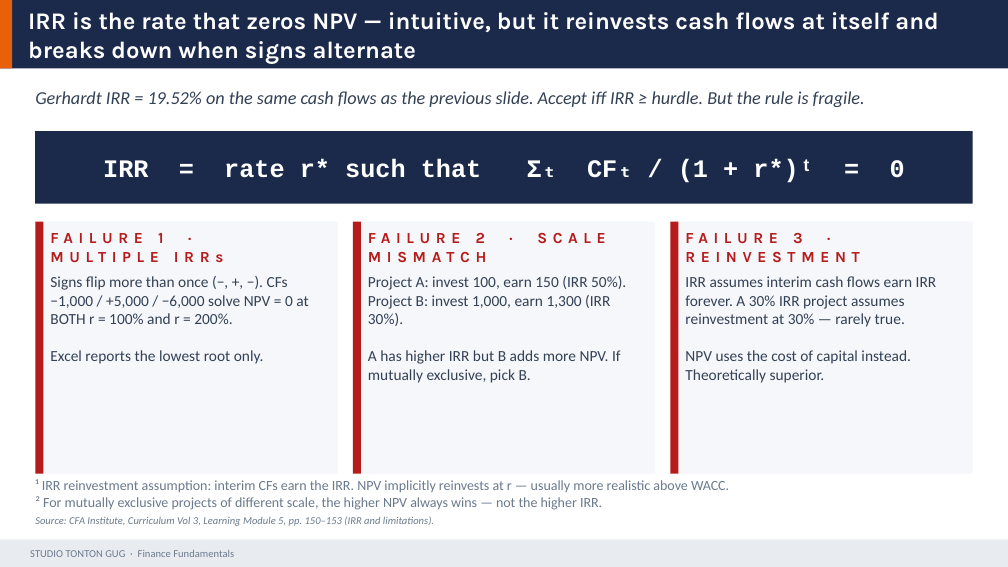
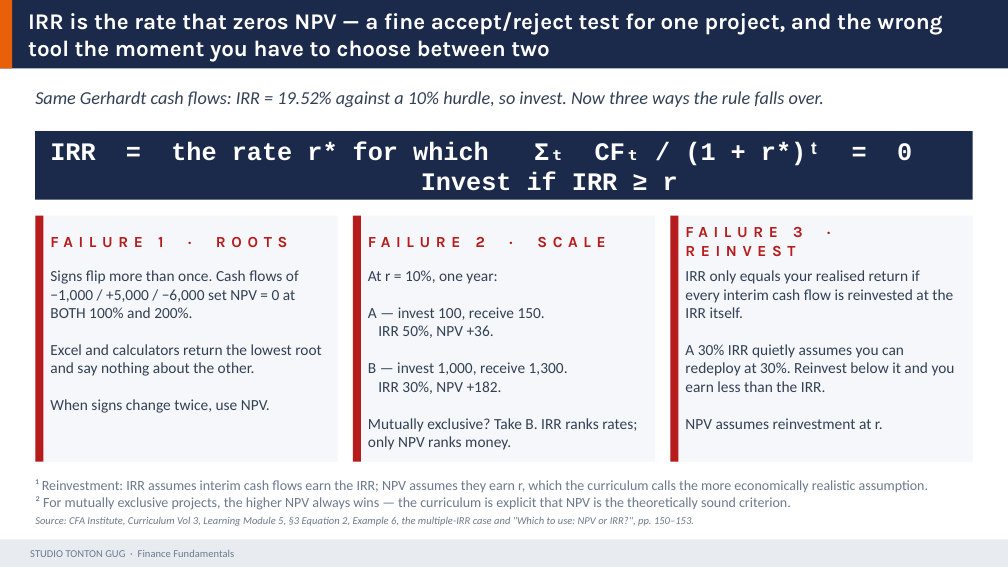
Before and after one commit to Gug4ever/Tonton_Gug_Studio, a slide deck: slide 17 of assets/finance/D10_Working_Capital_Capex_Business_Models.pptx. Drawn at 1008x567 pixels with LibreOffice and Linux fonts; fonts in the diff are those of the drawing. Boxes give left, top, right and bottom in pixels: in the first picture for what was removed or moved away, otherwise in the second. Text is boxed around its words. In the diff, an @@ line names an element or a change of style, - is before the commit and + after.

```diff
--- a/assets/finance/D10_Working_Capital_Capex_Business_Models.pptx
+++ b/assets/finance/D10_Working_Capital_Capex_Business_Models.pptx
@@ text at <box>28,12,942,62</box>: text changed; size 17 to 16 pt @@
-IRR is the rate that zeros NPV — intuitive, but it reinvests cash flows at itself and breaks down when signs alternate
+IRR is the rate that zeros NPV — a fine accept/reject test for one project, and the wrong tool the moment you have to choose between two
@@ text at <box>35,91,824,107</box>: text changed @@
-Gerhardt IRR = 19.52% on the same cash flows as the previous slide. Accept iff IRR ≥ hurdle. But the rule is fragile.
+Same Gerhardt cash flows: IRR = 19.52% against a 10% hurdle, so invest. Now three ways the rule falls over.
@@ rectangle: place and size @@
-rectangle at <box>35,131,973,204</box>
+rectangle at <box>35,131,973,200</box>
@@ text at <box>50,141,821,191</box>: text changed @@
-IRR = rate r* such that Σₜ CFₜ / (1 + r*)ᵗ = 0
+IRR = the rate r* for which Σₜ CFₜ / (1 + r*)ᵗ = 0 Invest if IRR ≥ r
@@ rectangle: place and size @@
-rectangle at <box>35,222,338,474</box>
+rectangle at <box>35,216,338,462</box>
@@ rectangle: place and size @@
-rectangle at <box>35,222,43,474</box>
+rectangle at <box>35,216,43,462</box>
@@ text at <box>50,237,287,247</box>: text changed @@
-FAILURE 1 · MULTIPLE IRRs
+FAILURE 1 · ROOTS
@@ rectangle: place and size @@
-rectangle at <box>353,222,655,474</box>
+rectangle at <box>353,216,655,462</box>
@@ rectangle: place and size @@
-rectangle at <box>353,222,361,474</box>
+rectangle at <box>353,216,361,462</box>
@@ text at <box>368,237,605,247</box>: text changed @@
-FAILURE 2 · SCALE MISMATCH
+FAILURE 2 · SCALE
@@ rectangle: place and size @@
-rectangle at <box>670,222,973,474</box>
+rectangle at <box>670,216,973,462</box>
@@ rectangle: place and size @@
-rectangle at <box>670,222,678,474</box>
+rectangle at <box>670,216,678,462</box>
@@ text at <box>685,227,803,256</box>: text changed @@
-FAILURE 3 · REINVESTMENT
+FAILURE 3 · REINVEST
@@ text at <box>50,270,322,413</box>: text changed @@
-Signs flip more than once (−, +, −). CFs −1,000 / +5,000 / −6,000 solve NPV = 0 at BOTH r = 100% and r = 200%.
-Excel reports the lowest root only.
+Signs flip more than once. Cash flows of −1,000 / +5,000 / −6,000 set NPV = 0 at BOTH 100% and 200%.
+Excel and calculators return the lowest root and say nothing about the other.
+When signs change twice, use NPV.
@@ text at <box>368,270,637,450</box>: text changed @@
-Project A: invest 100, earn 150 (IRR 50%).
-Project B: invest 1,000, earn 1,300 (IRR 30%).
-A has higher IRR but B adds more NPV. If mutually exclusive, pick B.
+At r = 10%, one year:
+A — invest 100, receive 150.
+IRR 50%, NPV +36.
+B — invest 1,000, receive 1,300.
+IRR 30%, NPV +182.
+Mutually exclusive? Take B. IRR ranks rates; only NPV ranks money.
@@ text at <box>685,270,955,429</box>: text changed @@
-IRR assumes interim cash flows earn IRR forever. A 30% IRR project assumes reinvestment at 30% — rarely true.
-NPV uses the cost of capital instead. Theoretically superior.
+IRR only equals your realised return if every interim cash flow is reinvested at the IRR itself.
+A 30% IRR quietly assumes you can redeploy at 30%. Reinvest below it and you earn less than the IRR.
+NPV assumes reinvestment at r.
@@ text at <box>35,479,928,510</box>: text changed @@
-¹ IRR reinvestment assumption: interim CFs earn the IRR. NPV implicitly reinvests at r — usually more realistic above WACC.
-² For mutually exclusive projects of different scale, the higher NPV always wins — not the higher IRR.
+¹ Reinvestment: IRR assumes interim cash flows earn the IRR; NPV assumes they earn r, which the curriculum calls the more economically realistic assumption.
+² For mutually exclusive projects, the higher NPV always wins — the curriculum is explicit that NPV is the theoretically sound criterion.
@@ text at <box>35,517,694,526</box>: text changed @@
-Source: CFA Institute, Curriculum Vol 3, Learning Module 5, pp. 150–153 (IRR and limitations).
+Source: CFA Institute, Curriculum Vol 3, Learning Module 5, §3 Equation 2, Example 6, the multiple-IRR case and "Which to use: NPV or IRR?", pp. 150–153.
```
Also in this commit, not shown: 25 other slides changed, 1 slide added, 1 slide removed, 9 other files.
